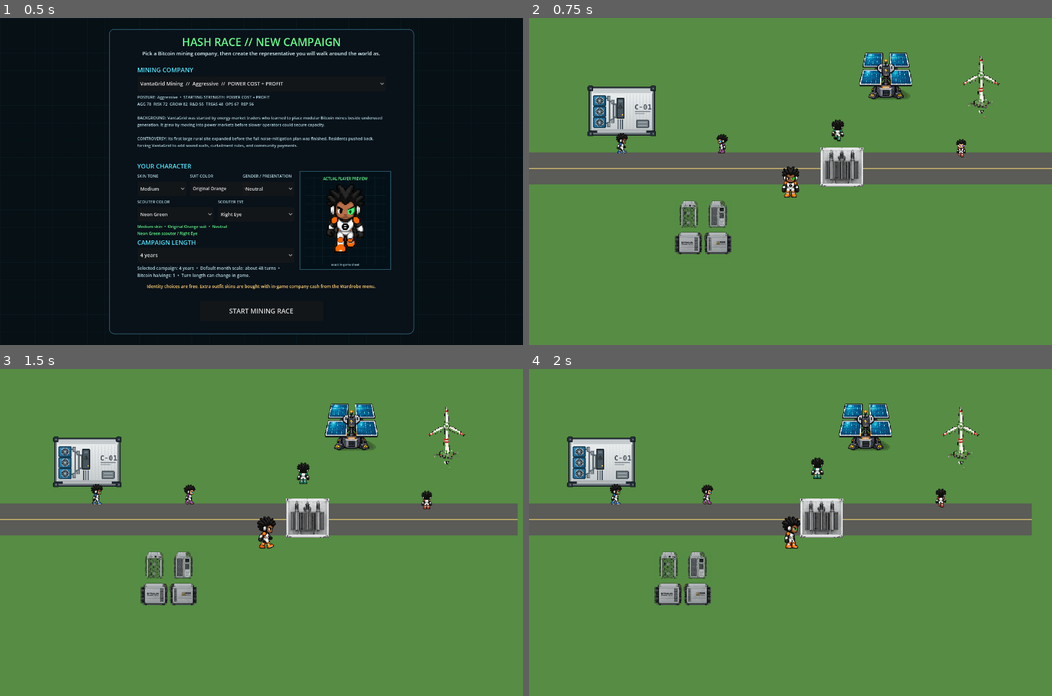
Above: before the commit, frames 1-4 (two rows, left to right).
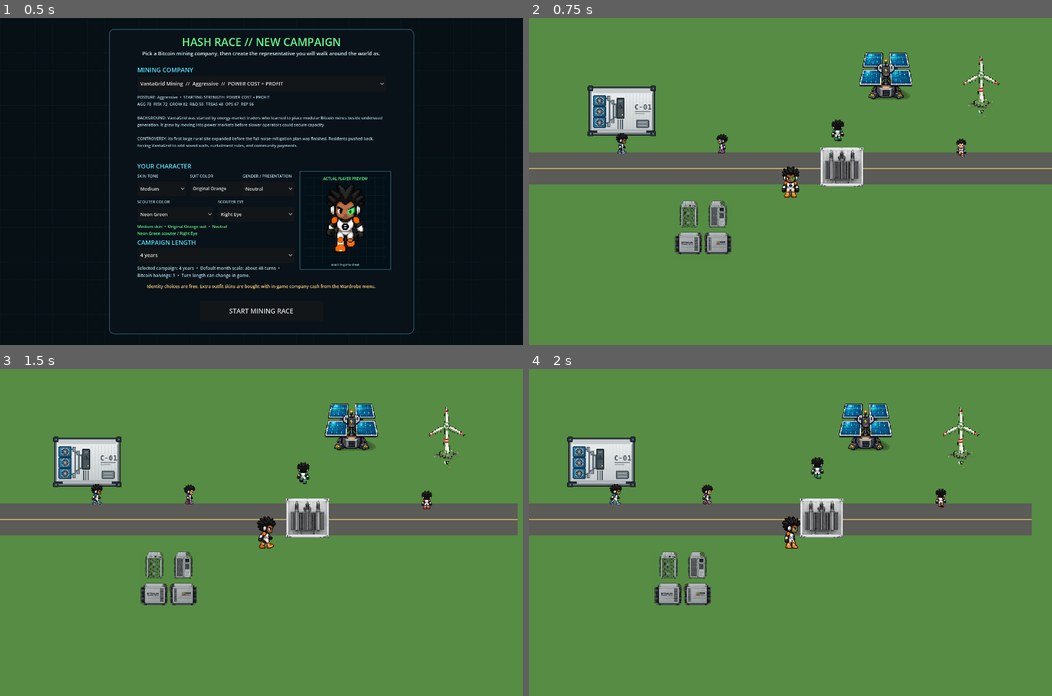
Above: after the commit, the same moments.

Repository: 1freetech/HashRace
Game: Godot game, scene res://scenes/campaign_setup.tscn
Same seed, same stepped clock (60 frames per second), same inputs: the game is played once before the commit and once after it.
Inputs (mouse positions are in pixels of both pictures, inside the frame that each line leads up to):
- Up to frame 1 (0.5 s): no input
- Up to frame 2 (0.75 s): click "START MINING RACE" at 0.5 s
- Up to frame 3 (1.5 s): tap Enter (ui_accept) at 1.25 s; move the mouse to (376, 516) at 1.27 s; hold D (move_right) from 1.28 s (still down); tap E at 1.35 s; click (376, 516) at 1.42 s
- Up to frame 4 (2 s): keep holding D (move_right); tap Enter (ui_accept) at 1.52 s

Frame 1 is identical in both runs. In frame 2, 0.1% of the frame differs, in the area x 16-84%, y 31-43%; in frame 3, 0.1%; in frame 4, 0.2%, in the area x 15-80%, y 27-43%.

Commit message:
Fix NPC foot sliding by matching walk cadence to patrol speed

Diff:
--- a/Godot/scripts/world.gd
+++ b/Godot/scripts/world.gd
@@ -120,6 +120,12 @@
         elif absf(patrol.y) > 0.0:
             facing = "down" if velocity.y >= 0.0 else "up"
         var wanted := StringName(("walk_" if moving else "idle_") + facing)
+        # Match foot cadence to actual patrol ground speed. The sinusoidal patrol
+        # decelerates near each turnaround; fixed 8 FPS made NPC feet visibly slide.
+        # PlayerSheet's validated four-frame walk advances 18 source pixels per frame.
+        var ground_speed := velocity.length() / maxf(delta, 0.000001)
+        var authored_stride_speed := PlayerSheet.WALK_FPS * (WALK_CYCLE_DISTANCE / float(PlayerSheet.WALK_FRAME_COUNT))
+        sprite.speed_scale = clampf(ground_speed / authored_stride_speed, 0.2, 1.0) if moving else 1.0
         if sprite.animation != wanted:
             sprite.play(wanted)
         elif moving and not sprite.is_playing():
